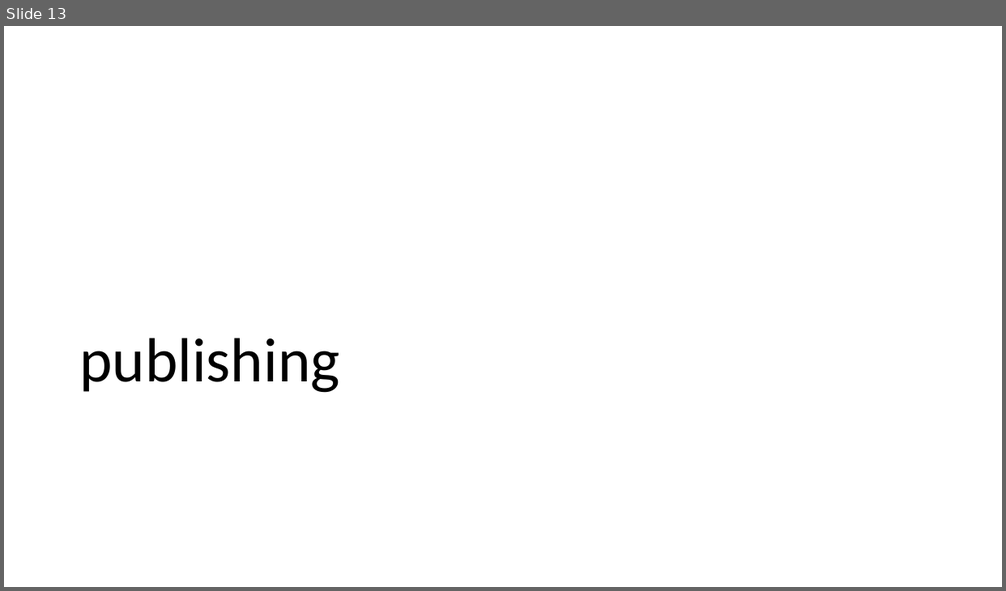
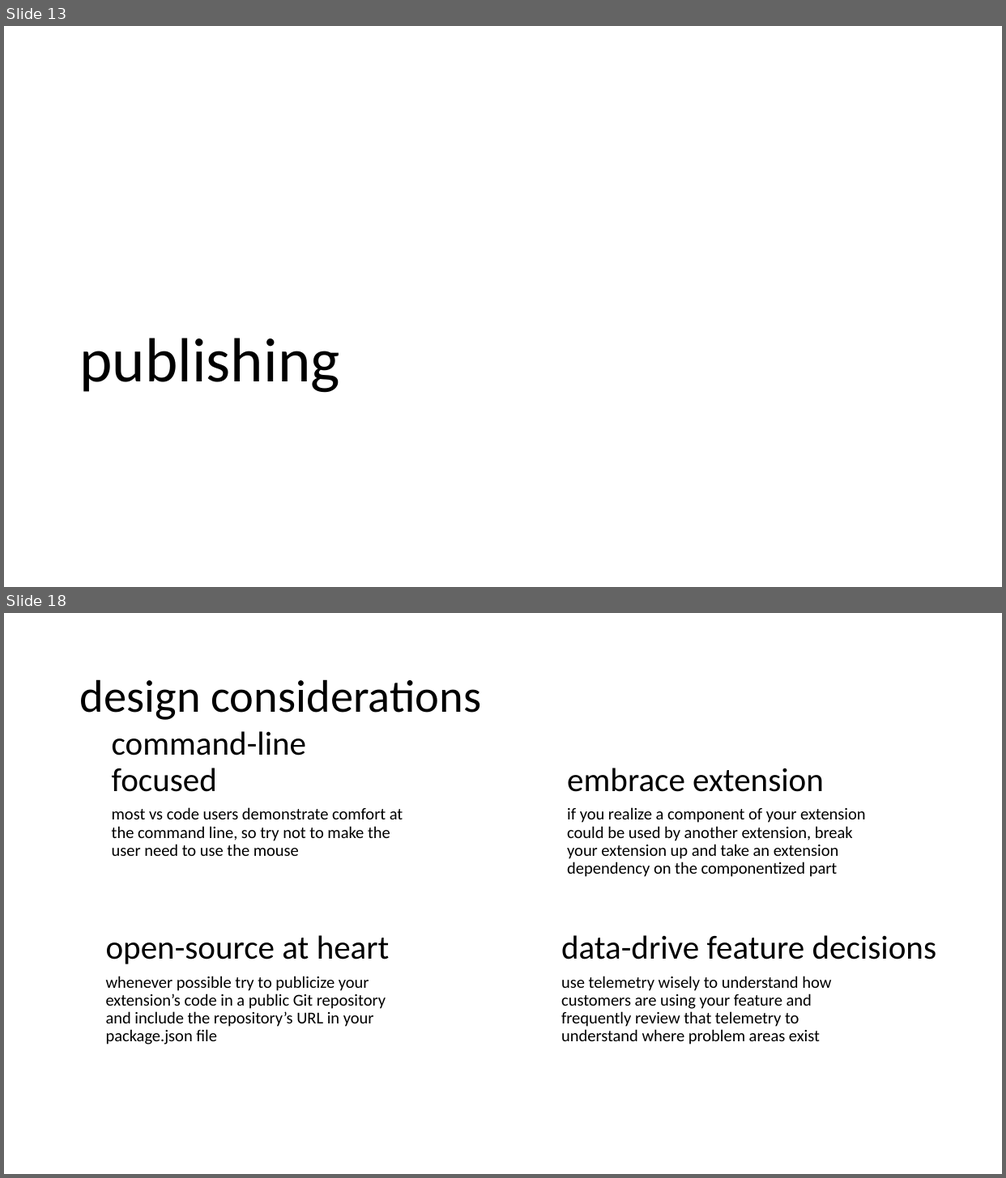
Before and after one commit to bradygaster-zz/extending-vscode-talk, a slide deck: extending-vs-code.pptx. Shown one above the other, each under a label of ours: slide 13 before the commit, slides 13 and 18 after it; the slides between them are not shown. The pictures are 1006x591 and 1006x1178 pixels, drawn with LibreOffice and Linux fonts; fonts in the diff are those of the drawing. Boxes give left, top, right and bottom in pixels: in the first picture for what was removed or moved away, otherwise in the second. Text is boxed around its words. In the diff, an @@ line names an element or a change of style, - is before the commit and + after.

```diff
--- a/extending-vs-code.pptx
+++ b/extending-vs-code.pptx
@@ slide 18 added at (x1=4, y1=613, x2=1002, y2=1174), background #FFFFFF @@
@@ text added at (x1=80, y1=679, x2=482, y2=720), 44 pt, text #000000 @@
+design considerations
@@ title added at (x1=112, y1=731, x2=306, y2=792), 32 pt, text #000000 @@
+command-line focused
@@ text added at (x1=567, y1=768, x2=824, y2=792), 32 pt, text #000000 @@
+embrace extension
@@ text added at (x1=112, y1=807, x2=403, y2=856), 16 pt, text #000000 @@
+most vs code users demonstrate comfort at the command line, so try not to make the user need to use the mouse
@@ text added at (x1=567, y1=807, x2=866, y2=877), 16 pt, text #000000 @@
+if you realize a component of your extension could be used by another extension, break your extension up and take an extension dependency on the componentized part
@@ text added at (x1=106, y1=935, x2=390, y2=965), 32 pt, text #000000 @@
+open-source at heart
@@ text added at (x1=561, y1=935, x2=936, y2=960), 32 pt, text #000000 @@
+data-drive feature decisions
@@ text added at (x1=106, y1=976, x2=386, y2=1045), 16 pt, text #000000 @@
+whenever possible try to publicize your extension’s code in a public Git repository and include the repository’s URL in your package.json file
@@ text added at (x1=561, y1=976, x2=831, y2=1045), 16 pt, text #000000 @@
+use telemetry wisely to understand how customers are using your feature and frequently review that telemetry to understand where problem areas exist
```
Also in this commit, not shown: 5 slides changed, 7 other slides added, 5 other files.
